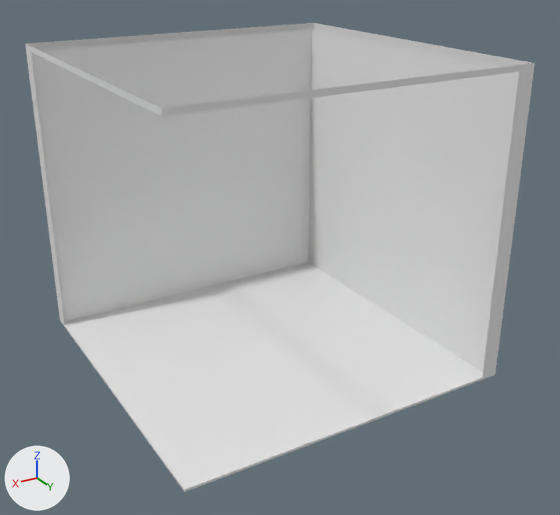
The FBX model Assets/Resources/Models/box.fbx: old version first, new version second.
One viewpoint serves both versions: a 50 mm lens placed at (8.48, 14.87, 10.55), pointed at (-0.06, 0.62, 3.43). Arrows for +X, +Y and +Z are at lower left; the lights stay in place. Where no turn or scale is listed for an object, it has been applied to the vertices.

Names of what the first picture shows: 'CubeBody', 'CubeFrame'.
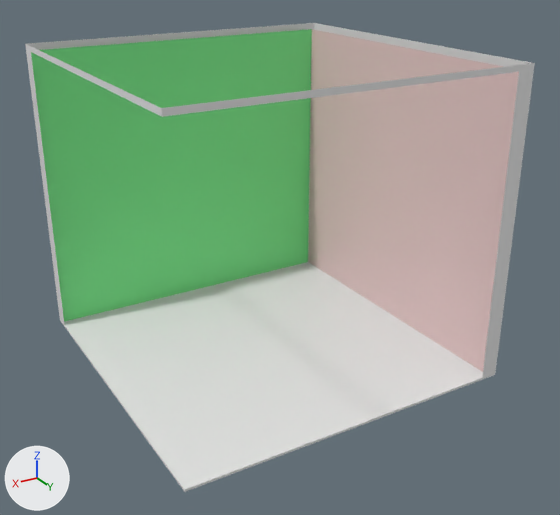
What changed in the scene script:
```text
Add mat_left:
    mat_left = principled_material('Left')
    mat_left.base_color = (0.18, 0.8, 0.243)  # green #76e787
Add mat_right:
    mat_right = principled_material('Right')
    mat_right.base_color = (0.8, 0.568, 0.568)  # white #e7c7c7
Change me_mesh_009:
    where me_mesh_009.from_pydata(...)  # 215 vertices, 156 faces; spans x -7.0..0.73, y -7.0..0.73, z -3.5..3.5
    used by ob_cubebody; location = (3.32, 3.29, 4.39)
    me_mesh_009 part 1: all 60 faces centred in x -6.3..0.44, y -7.0, z -3.15..3.15 switch from mat_octglossy4_1_003 (white #e7e7e7) to mat_left (green #76e787)
    me_mesh_009 part 2: all 60 faces centred in x -7.0, y -6.3..0.44, z -3.15..3.15 switch from mat_octglossy4_1_003 (white #e7e7e7) to mat_right (white #e7c7c7)
```

Location of each change, [x1, y1, x2, y2] in pixels of the pictures (560 x 515 px):
part 1 of me_mesh_009, recoloured (white to green): [31, 29, 312, 322] in both
part 2 of me_mesh_009, recoloured: [308, 29, 519, 372] in both
